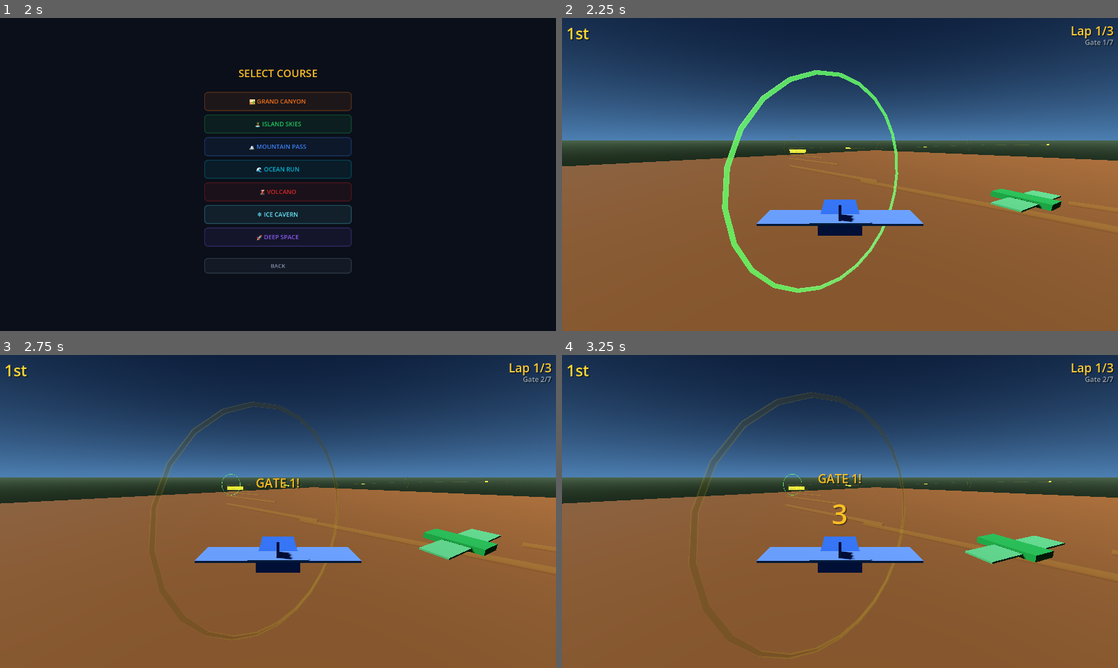
Above: before the commit, frames 1-4 (two rows, left to right).
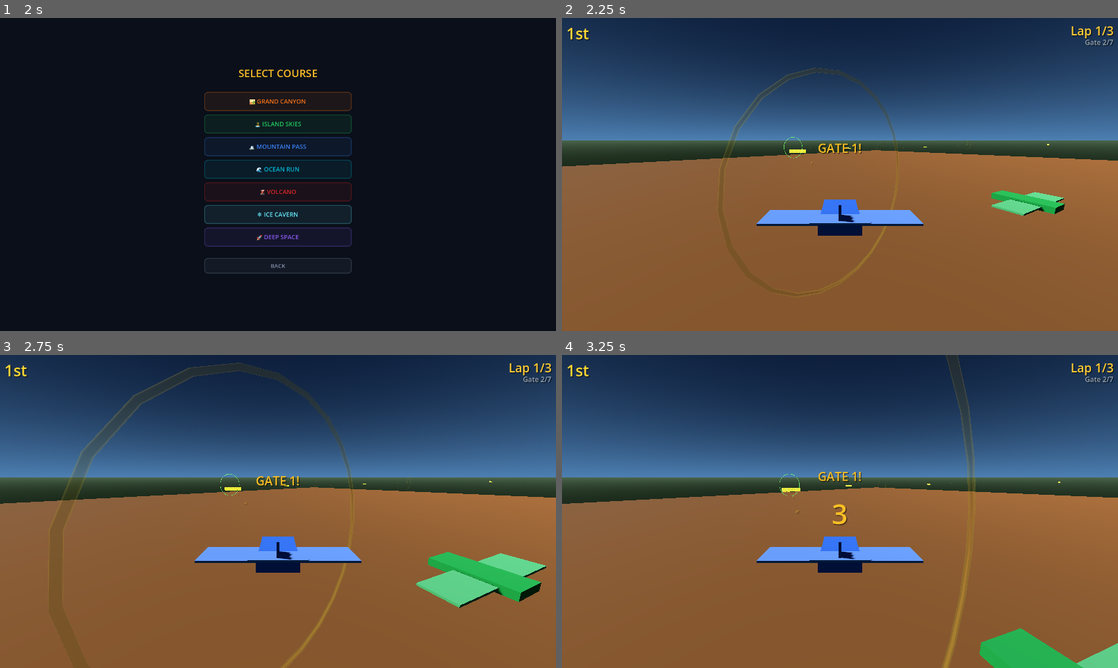
Above: after the commit, the same moments.

Repository: withdoron/ephraim-games
Game: Godot game, scene res://node_3d.tscn
The game is run twice, just before and just after one commit, with the same random seed, the same clock (stepped at 60 frames per second) and the same inputs.
Inputs (mouse positions are in pixels of both pictures, inside the frame that each line leads up to):
- Up to frame 1 (2 s): click "RACE" at 0.5 s; click "1 PLAYER" at 1.25 s
- Up to frame 2 (2.25 s): click "🏜️ GRAND CANYON" at 2 s
- Up to frame 3 (2.75 s): no input
- Up to frame 4 (3.25 s): tap Enter at 2.75 s; move the mouse to (962, 495) at 2.77 s; hold Right (ui_right) from 2.78 s (still down); tap P at 2.85 s; click (962, 495) at 2.92 s; tap Space at 3.02 s

Frame 1 is identical in both runs. In frame 2, 2.4% of the frame differs, in the area x 0-98%, y 6-88%; in frame 3, 5.3%, in the area x 0-99%, y 2-100%; in frame 4, 4.4%.

Commit message:
RINGSTORM-GODOT: fix track ribbon, race position, settings applying
Track ribbon: replaced broken cylinder segments with simple dotted
path — 7 small glowing gold spheres between each gate pair. Clean
and correct, no orientation issues.

Race position: improved sort with distance-to-next-gate tiebreaker
so position updates smoothly even when racers are between the same
gates. Finished racers return their finish_position directly.

Speed settings: increased defaults from 6 to 30 (player) and 5.5 to
25 (NPC) — browser speed units don't map 1:1 to Godot. Updated
slider ranges to 10-60 to match. Start speed 1→5, min brake 1→5.
Settings changes now feel immediately obvious during gameplay.

Co-Authored-By: Claude Opus 4.6 (1M context) <noreply@anthropic.com>

Diff:
--- a/ringstorm/new-game-project/scripts/menu_ui.gd
+++ b/ringstorm/new-game-project/scripts/menu_ui.gd
@@ -168,11 +168,11 @@
 	_add_spacer(vbox, 8)
 
 	_add_section_header(vbox, "SPEED")
-	_add_slider(vbox, "Player Speed", Settings.player_speed, 2.0, 15.0, 0.5, func(v): Settings.player_speed = v)
-	_add_slider(vbox, "NPC Speed", Settings.npc_speed, 2.0, 15.0, 0.5, func(v): Settings.npc_speed = v)
+	_add_slider(vbox, "Player Speed", Settings.player_speed, 10.0, 60.0, 1.0, func(v): Settings.player_speed = v)
+	_add_slider(vbox, "NPC Speed", Settings.npc_speed, 10.0, 60.0, 1.0, func(v): Settings.npc_speed = v)
 	_add_slider(vbox, "Boost Power", Settings.boost_multiplier, 1.1, 2.5, 0.1, func(v): Settings.boost_multiplier = v)
 	_add_slider(vbox, "Star Power", Settings.star_multiplier, 1.1, 2.5, 0.1, func(v): Settings.star_multiplier = v)
-	_add_slider(vbox, "Start Speed", Settings.start_speed, 0.0, 5.0, 0.5, func(v): Settings.start_speed = v)
+	_add_slider(vbox, "Start Speed", Settings.start_speed, 0.0, 15.0, 1.0, func(v): Settings.start_speed = v)
 	_add_slider(vbox, "Brake Strength", Settings.brake_strength, 0.1, 0.9, 0.05, func(v): Settings.brake_strength = v)
 
 	_add_section_header(vbox, "CONTROLLER")
@@ -251,9 +251,9 @@
 	parent.add_child(row)
 
 func _reset_settings():
-	Settings.player_speed = 6.0; Settings.npc_speed = 5.5
+	Settings.player_speed = 30.0; Settings.npc_speed = 25.0
 	Settings.boost_multiplier = 1.5; Settings.star_multiplier = 1.4
-	Settings.start_speed = 1.0; Settings.brake_strength = 0.5
+	Settings.start_speed = 5.0; Settings.brake_strength = 0.5
 	Settings.deadzone_x = 0.3; Settings.deadzone_y = 0.4
 	Settings.stick_sensitivity = 1.0; Settings.pitch_sensitivity = 1.0
 	Settings.invert_y_p1 = false; Settings.invert_y_p2 = false
--- a/ringstorm/new-game-project/scripts/race_course.gd
+++ b/ringstorm/new-game-project/scripts/race_course.gd
@@ -92,36 +92,27 @@
 		gate_meshes.append(ring_node)
 
 func create_path_ribbon():
+	# Simple dotted path: small glowing spheres between gates
 	for i in range(gates.size()):
 		var from_pos = gates[i]
 		var to_pos = gates[(i + 1) % gates.size()]
-		var segments = 10
-		for s in range(segments):
-			var t0 = float(s) / float(segments)
-			var t1 = float(s + 1) / float(segments)
-			var pos = from_pos.lerp(to_pos, t0)
-			var next_pos = from_pos.lerp(to_pos, t1)
-
-			var seg = MeshInstance3D.new()
-			var cyl = CylinderMesh.new()
-			cyl.top_radius = 0.3
-			cyl.bottom_radius = 0.3
-			cyl.height = pos.distance_to(next_pos)
-			seg.mesh = cyl
-
+		for s in range(1, 8):  # 7 dots between each gate pair
+			var t = float(s) / 8.0
+			var pos = from_pos.lerp(to_pos, t)
+			var dot = MeshInstance3D.new()
+			var sphere = SphereMesh.new()
+			sphere.radius = 0.4
+			sphere.height = 0.8
+			dot.mesh = sphere
 			var mat = StandardMaterial3D.new()
-			mat.albedo_color = Color(1.0, 0.8, 0.2, 0.12)
+			mat.albedo_color = Color(1.0, 0.8, 0.2, 0.25)
 			mat.transparency = BaseMaterial3D.TRANSPARENCY_ALPHA
 			mat.emission_enabled = true
 			mat.emission = Color(1.0, 0.7, 0.1)
-			mat.emission_energy_multiplier = 0.2
-			seg.material_override = mat
-
-			var mid = (pos + next_pos) / 2.0
-			seg.global_position = mid
-			seg.look_at(next_pos, Vector3.UP)
-			seg.rotate_object_local(Vector3.RIGHT, PI / 2.0)
-			add_child(seg)
+			mat.emission_energy_multiplier = 0.3
+			dot.material_override = mat
+			dot.global_position = pos
+			add_child(dot)
 
 func update_gate_colors(current_gate: int):
 	for i in range(gate_meshes.size()):
--- a/ringstorm/new-game-project/scripts/race_manager.gd
+++ b/ringstorm/new-game-project/scripts/race_manager.gd
@@ -96,12 +96,22 @@
 		var idx = alive.find(racer)
 		return idx + 1 if idx >= 0 else alive.size()
 	else:
+		# Finished racers are always ahead
+		var ahead = finish_order.filter(func(r): return r != racer).size()
+		if racer.race_finished:
+			return racer.finish_position
 		var active = racers.filter(func(r): return not r.race_finished)
+		# Sort by progress (lap*gates + gate), use distance to next gate as tiebreaker
 		active.sort_custom(func(a, b):
 			var pa = a.current_lap * Settings.num_gates + a.current_gate
 			var pb = b.current_lap * Settings.num_gates + b.current_gate
-			return pa > pb
+			if pa != pb: return pa > pb
+			# Tiebreaker: closer to next gate = further ahead
+			if course and course.gates.size() > 0:
+				var ga = course.get_gate_position(a.current_gate)
+				var gb = course.get_gate_position(b.current_gate)
+				return a.global_position.distance_to(ga) < b.global_position.distance_to(gb)
+			return false
 		)
 		var idx = active.find(racer)
-		var ahead = finish_order.filter(func(r): return r != racer).size()
 		return (idx + 1 if idx >= 0 else active.size()) + ahead
--- a/ringstorm/new-game-project/scripts/settings.gd
+++ b/ringstorm/new-game-project/scripts/settings.gd
@@ -2,14 +2,14 @@
 # Autoload singleton — all tunable game parameters
 # Ported from Ringstorm.jsx settings panel
 
-# Speed
-var player_speed: float = 6.0
-var npc_speed: float = 5.5
+# Speed — tuned for Godot 3D (browser speed was ~6 but different unit scale)
+var player_speed: float = 30.0
+var npc_speed: float = 25.0
 var boost_multiplier: float = 1.5
 var star_multiplier: float = 1.4
-var start_speed: float = 1.0
+var start_speed: float = 5.0
 var brake_strength: float = 0.5
-var min_brake_speed: float = 1.0
+var min_brake_speed: float = 5.0
 
 # Controller
 var deadzone_x: float = 0.3
